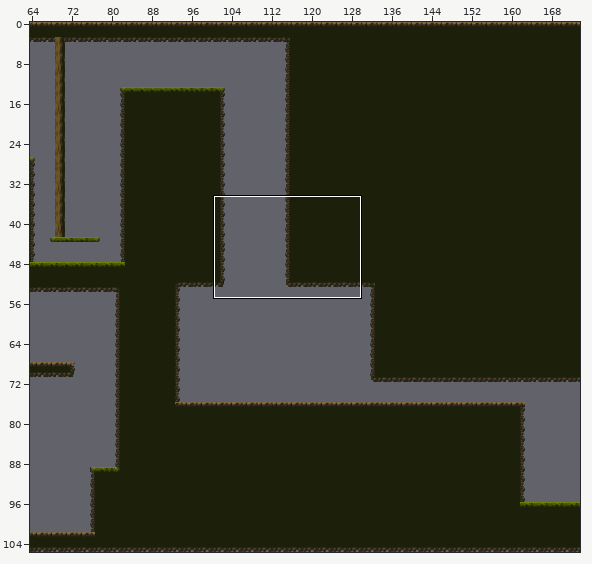
Tiled map -- levels/level1.tmx. Above, an overview of the earlier version with the close-up marked.
Close-up. Before the edit:
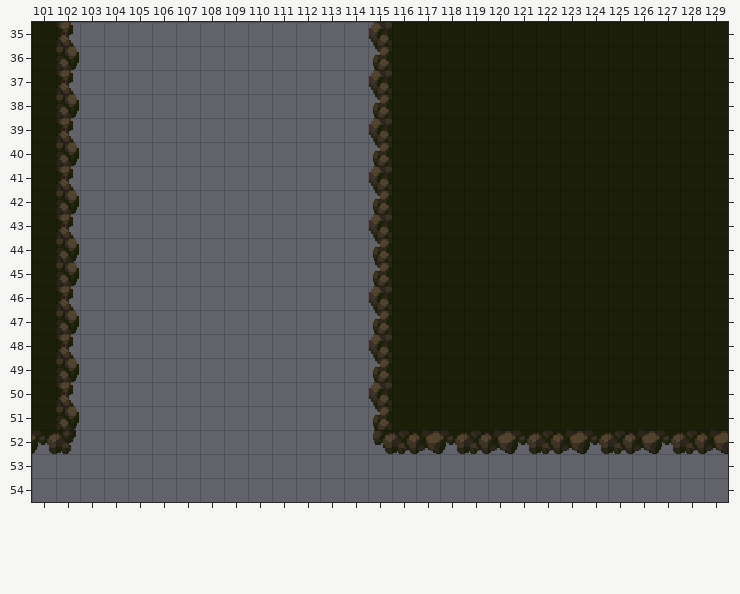
Cells are 16x16 px. Shown: x 101..129, y 35..54. The commit also changed other parts of the map, which this record leaves out.
Once edited:
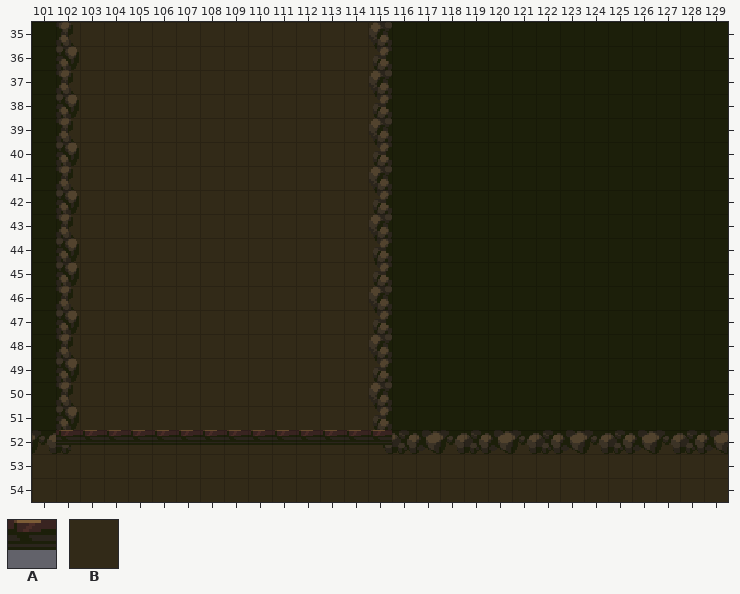
Key: from "Tiles": A 156, B 282.
_ is an empty cell.
Tiles of an added or newly shown layer are drawn over the layers below it.
Diff:
Layer "backpng" (now shown):
The author put tile B in rows 35 to 51 at x 102 to 115; in rows 52 to 54 at x 101 to 129.
Layer "jumpable" (now shown):
The author put tile A in row 52 at x 102 to 115.
Where, in picture pixels (left, top, right, bottom), the same in both close-ups:
added: (32, 22, 728, 502)
